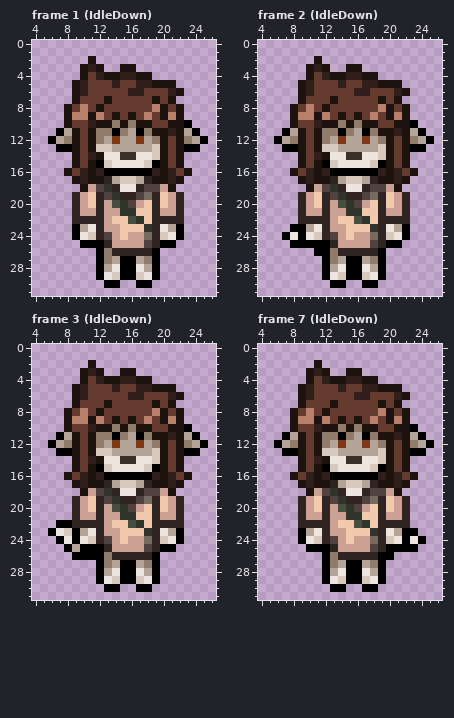
Edited in one commit: pixel-art file (art/OV/Mira/Miraov.aseprite). Above, as it was before the edit.
32x32 pixels, 79 frames. Colours within 5 levels of each other are drawn and written as one. Shown: frame 1 (IdleDown): x 4..26, y 0..31; frame 2 (IdleDown): x 4..26, y 0..31; frame 3 (IdleDown): x 4..26, y 0..31; frame 7 (IdleDown): x 4..26, y 0..31. The commit also changed other frames, which this record leaves out.
The result:
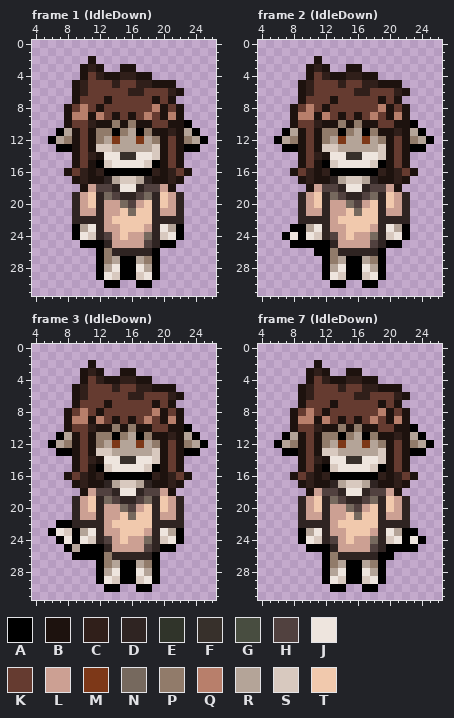
Palette (. is transparent): A #000000  B #1d120e  C #301f1a  D #2f2422  E #30342a  F #37302b  G #484d40  H #51413f  J #eee5de  K #653b30  L #cca093  M #7d3818  N #76695e  P #917b6a  Q #b87f6b  R #b4a498  S #d8c9bf  T #f1c9ad
The exact change:
layer "Bag" now hidden
--- frame 1 (IdleDown)
@@ x 11..20 @@
 17 BBDRSSRDBB
-18 LHEDJJDHHL
-19 TDHEDDHNDT
-20 TDLGEHLTDT
-21 LDLLEETTDL
-22 DDLTTGETDD
-23 JDLLTTTEDJ
+18 LHHDJJDHHL
+19 TDNHDDHNDT
+20 TDLLNHLTDT
+21 LDLLTNTTDL
+22 DDLTTTTTDD
+23 JDLLTTTLDJ
 24 SDHLTLLNDS
--- frame 2 (IdleDown): the same change as frame 1 (IdleDown)
--- frame 3 (IdleDown): the same change as frame 1 (IdleDown)
--- frame 7 (IdleDown): the same change as frame 1 (IdleDown)
